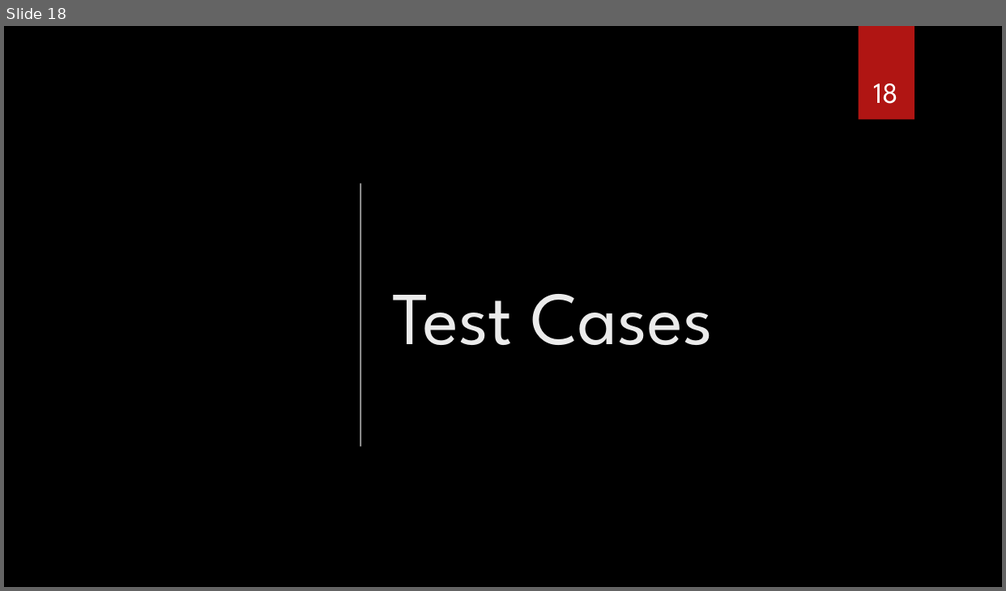
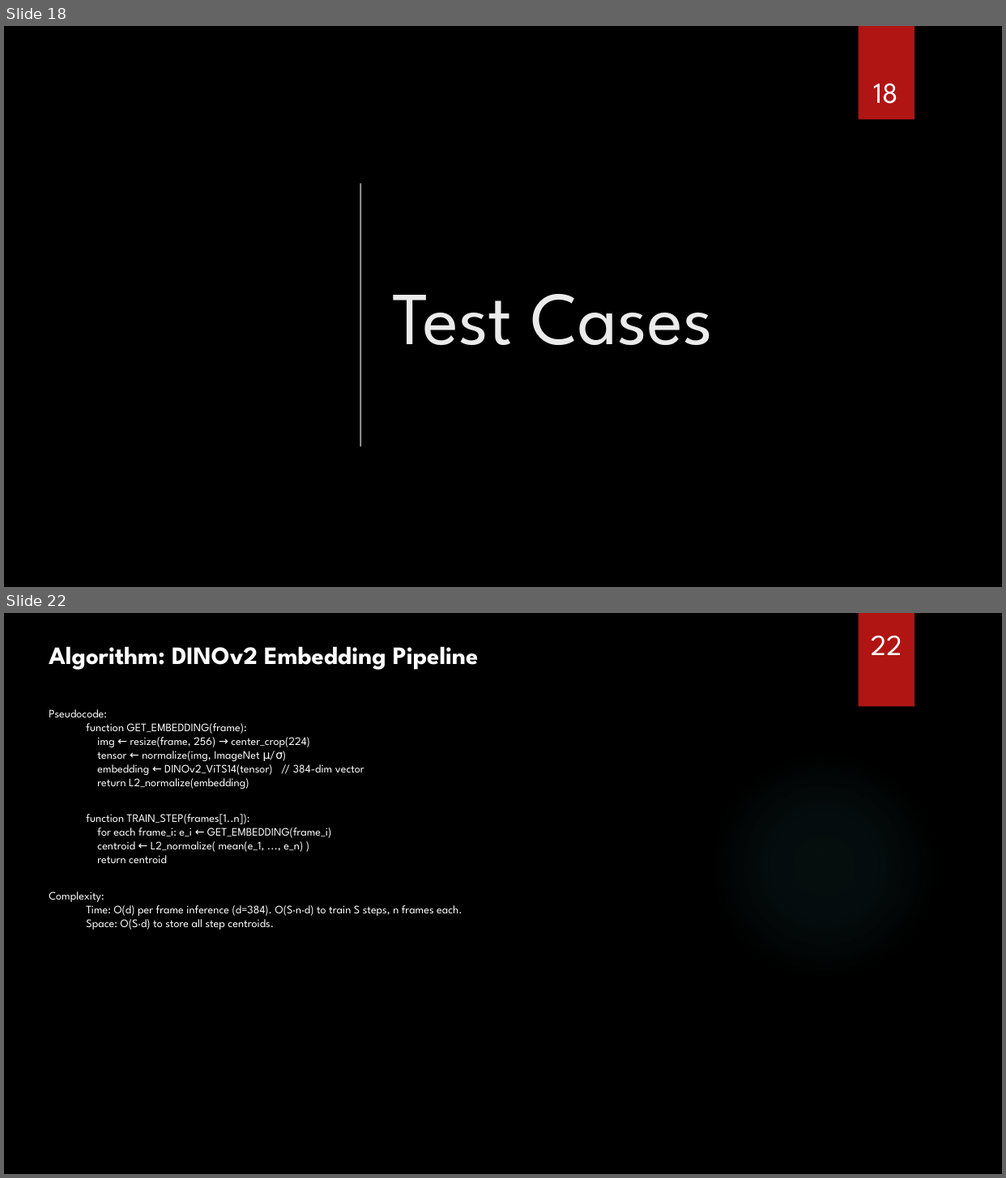
Before and after one commit to SeniorDesignBehrend/AIBI-Computer-Vision-for-Manufacturing, a slide deck: docs/reports/senior_design3.pptx. Shown one above the other, each under a label of ours: slide 18 before the commit, slides 18 and 22 after it; the slides between them are not shown. The pictures are 1006x591 and 1006x1178 pixels, drawn with LibreOffice and Linux fonts; fonts in the diff are those of the drawing; grey boxes stand for pictures; background and template pictures are left out. Boxes give left, top, right and bottom in pixels: in the first picture for what was removed or moved away, otherwise in the second. Text is boxed around its words. In the diff, an @@ line names an element or a change of style, - is before the commit and + after.

Commit message:
Fixed an issue with the camera worker and updated the main window to reflect the changes. Also added new videos and a new image for visualization purposes. Updated the reports with the latest information.

```diff
--- a/docs/reports/senior_design3.pptx
+++ b/docs/reports/senior_design3.pptx
@@ slide 22 added at <box>4,613,1002,1174</box>, background picture (left out) @@
@@ rectangle added at <box>859,613,914,707</box>, fill #B01513 @@
@@ page number added at <box>871,636,902,655</box>, 28 pt, text #FFFFFF @@
+22
@@ text added at <box>49,646,479,670</box>, 24 pt, text #FFFFFF, bold @@
+Algorithm: DINOv2 Embedding Pipeline
@@ text added at <box>49,709,462,930</box>, 11 pt, text #FFFFFF @@
+Pseudocode:
+  function GET_EMBEDDING(frame):
+  img ← resize(frame, 256) → center_crop(224)
+  tensor ← normalize(img, ImageNet μ/σ)
+  embedding ← DINOv2_ViTS14(tensor) // 384-dim vector
+  return L2_normalize(embedding)
+  function TRAIN_STEP(frames[1..n]):
+  for each frame_i: e_i ← GET_EMBEDDING(frame_i)
+  centroid ← L2_normalize( mean(e_1, ..., e_n) )
+  return centroid
+Complexity:
+  Time: O(d) per frame inference (d=384). O(S·n·d) to train S steps, n frames each.
+  Space: O(S·d) to store all step centroids.
@@ ellipse added at <box>709,750,939,981</box>, fill gradient #50B9C1 @@
```
Also in this commit, not shown: 17 slides changed, 8 other slides added, 9 slides removed, 11 other files.
